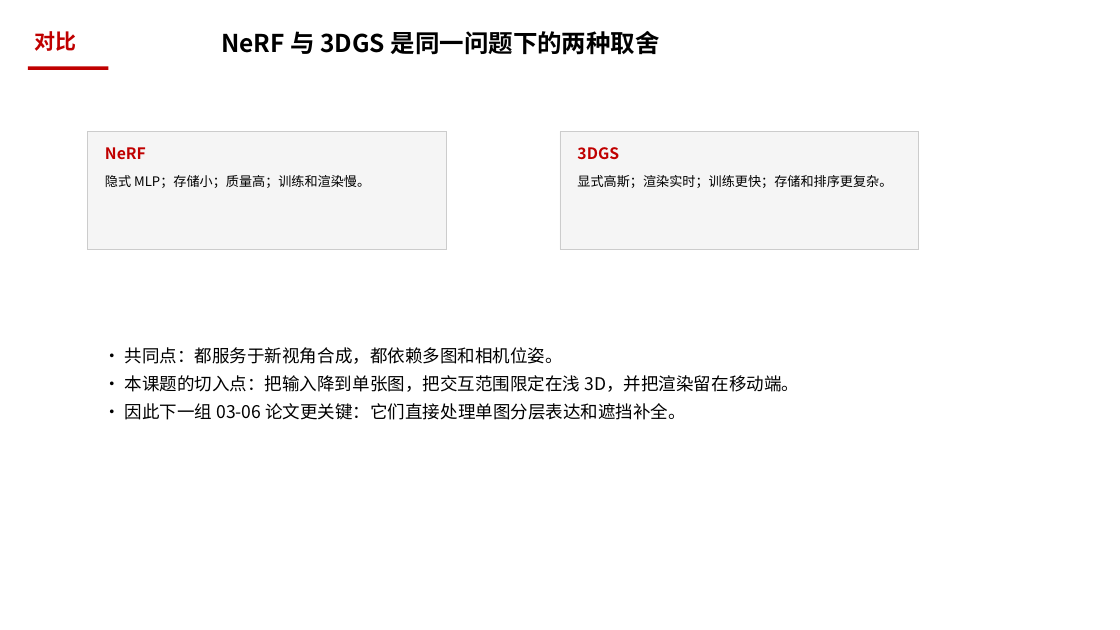
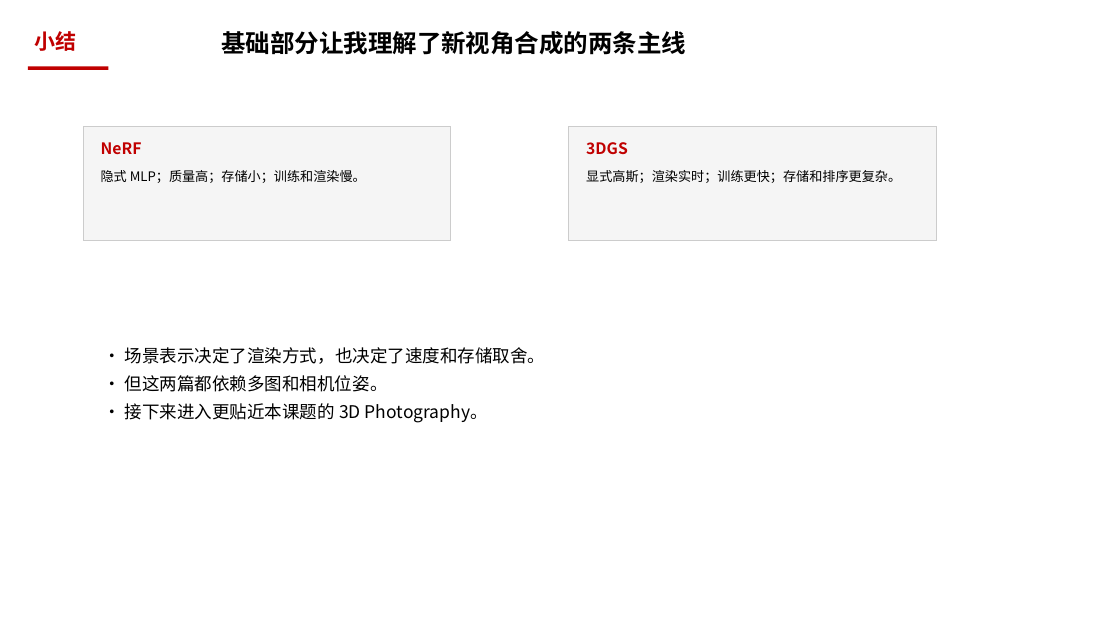
Before and after one commit to mengmcy1/gastric-cbm, a slide deck: slide 10 of 汇报/论文总结7.10_NeRF与3DGS_基础汇报.pptx (slide 9 before the commit). Drawn at 1120x630 pixels with LibreOffice and Linux fonts; fonts in the diff are those of the drawing. Boxes give left, top, right and bottom in pixels: in the first picture for what was removed or moved away, otherwise in the second. Text is boxed around its words. In the diff, an @@ line names an element or a change of style, - is before the commit and + after.

Commit message:
更新 AGENTS.md、汇报讲稿与PPT、论文总结，清理旧笔记

```diff
--- a/汇报/论文总结7.10_NeRF与3DGS_基础汇报.pptx
+++ b/汇报/论文总结7.10_NeRF与3DGS_基础汇报.pptx
@@ text at (35, 31, 77, 51): text changed @@
-对比
+小结
@@ text at (221, 31, 686, 55): text changed @@
-NeRF 与 3DGS 是同一问题下的两种取舍
+基础部分让我理解了新视角合成的两条主线
@@ rectangle: place and size @@
-rectangle at (88, 131, 446, 249)
+rectangle at (83, 127, 450, 241)
@@ text "NeRF": place and size @@
-text "NeRF" at (105, 147, 146, 159)
+text "NeRF" at (101, 142, 142, 155)
@@ rectangle: place and size @@
-rectangle at (560, 131, 918, 249)
+rectangle at (569, 127, 936, 241)
@@ text "3DGS": place and size @@
-text "3DGS" at (577, 147, 619, 160)
+text "3DGS" at (586, 142, 628, 155)
@@ text at (101, 170, 366, 183): text changed @@
-隐式 MLP；存储小；质量高；训练和渲染慢。
+隐式 MLP；质量高；存储小；训练和渲染慢。
@@ text "显式高斯；渲染实时；训练更快；存储和排序更复杂。": place and size @@
-text "显式高斯；渲染实时；训练更快；存储和排序更复杂。" at (577, 175, 892, 188)
+text "显式高斯；渲染实时；训练更快；存储和排序更复杂。" at (586, 170, 901, 183)
@@ text at (125, 347, 546, 423): text changed @@
-• 共同点：都服务于新视角合成，都依赖多图和相机位姿。
-• 本课题的切入点：把输入降到单张图，把交互范围限定在浅 3D，并把渲染留在移动端。
-• 因此下一组 03-06 论文更关键：它们直接处理单图分层表达和遮挡补全。
+• 场景表示决定了渲染方式，也决定了速度和存储取舍。
+• 但这两篇都依赖多图和相机位姿。
+• 接下来进入更贴近本课题的 3D Photography。
```
Also in this commit, not shown: 1 other slide changed, 15 slides added, 8 slides removed, 15 other files.
